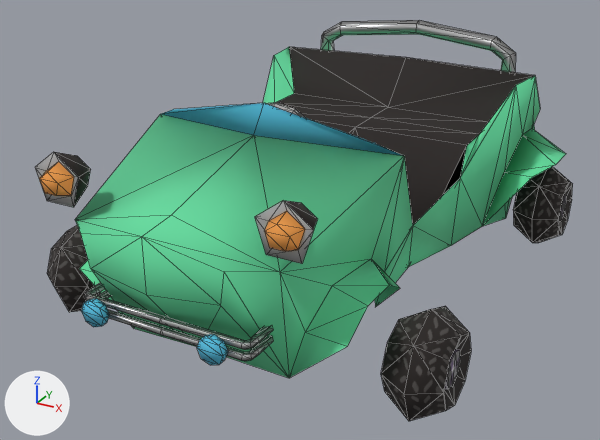
Two versions of the glTF model assets/3d/car.glb, one commit apart.
Rendered twice from a camera (50 mm lens) standing at (4.57, -9.3, 5.5) and looking at (-0.23, -0.58, 1.14). The axes (+X, +Y, +Z) are drawn at lower left. The lights are the same throughout. Mesh edges are drawn as thin lines. Where no turn or scale is listed for an object, it has been applied to the vertices. Vertices at the same position are counted once.

The first picture shows 'car'.
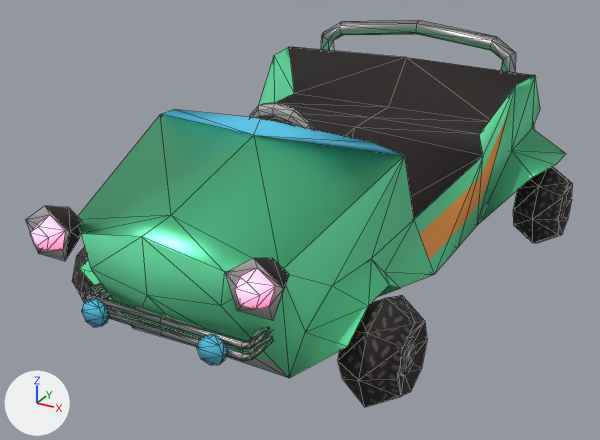
Where the newer file only moved an object's origin or applied its transform, the numbers keep the older frame.

The edits, one by one:
Material 'cartex_glow' (mat_cartex_glow) is new.
Its base color is (1.0, 1.0, 1.0) (white #ffffff).
Its metallic is 1.0.
Its roughness is 1.0.
Its emission color is (1.0, 0.00523, 0.0173) (red #ff1024).
Its emission strength is 1.0.
Material 'cartex_glow.001' (mat_cartex_glow_001) is new.
Its base color is (1.0, 1.0, 1.0) (white #ffffff).
Its metallic is 1.0.
Its roughness is 1.0.
Its emission color is (1.0, 0.0714, 0.335) (pink #ff4c9d).
Its emission strength is 1.0.
me_torus_001 is used by ob_car; location (0.0, -1.41, 2.55).
me_torus_001 had 620 vertices, 1179 faces and spanned x -2.57..2.57, y -2.58..5.0, z -2.41..0.65.
me_torus_001 now has 654 vertices, 1235 faces and spans x -2.57..2.57, y -2.67..5.11, z -2.41..0.65.
me_torus_001 part 1: the loose piece of 40 vertices spanning x 1.91..2.57, y -1.59..-0.35, z -2.41..-1.16 is moved by (-0.48, 0.0, 0.0).
me_torus_001 part 2: the loose piece of 40 vertices spanning x -2.57..-1.91, y -1.59..-0.35, z -2.41..-1.16 is moved by (0.41, 0.0, 0.0).
me_torus_001 part 3: the loose piece of 20 vertices spanning x 1.01..1.6, y -2.36..-1.93, z -0.29..0.27 is moved by (-0.11, -0.31, -0.44).
me_torus_001 part 4: the loose piece of 20 vertices spanning x -1.6..-1.01, y -2.36..-1.93, z -0.29..0.27 is moved by (0.11, -0.31, -0.44).
me_torus_001 part 5: 2 vertices moved from x -1.24..0.0, y 1.0..1.86, z -1.83..-1.82 to x -1.24..0.0, y 1.0..1.86, z -1.83; 17 vertices removed from x -1.91..1.91, y 0.1..3.4, z -1.97..-0.44; 11 vertices added at x -1.82..1.82, y 0.1..3.28, z -1.83..-0.54.
me_torus_001 part 6: 1 vertex removed from x 0.0, y -0.39, z 0.48; 1 vertex added at x -0.01, y -0.45, z 0.32.
me_torus_001 now uses material mat_cartex_glow_001 (white #ffffff).
me_torus_001 now uses material mat_cartex_glow (white #ffffff).

Location of each change, [x1, y1, x2, y2] in pixels of the pictures (600 x 440 px; the box of a moved part takes in the faces that stretch with it):
'car', reshaped
    before: [35, 20, 573, 421]
    after: [26, 20, 573, 407]
part 1 of me_torus_001, moved or reshaped
    before: [381, 306, 471, 421]
    after: [338, 295, 427, 407]
part 2 of me_torus_001, moved or reshaped
    before: [47, 226, 101, 312]
    after: [72, 247, 119, 319]
part 3 of me_torus_001, moved or reshaped
    before: [255, 200, 317, 264]
    after: [226, 258, 289, 321]
part 4 of me_torus_001, moved or reshaped
    before: [35, 152, 91, 207]
    after: [26, 206, 82, 261]
part 5 of me_torus_001, moved or reshaped
    before: [263, 57, 566, 307]
    after: [267, 76, 566, 296]
part 6 of me_torus_001, moved or reshaped
    before: [162, 103, 403, 156]
    after: [174, 109, 368, 142]
